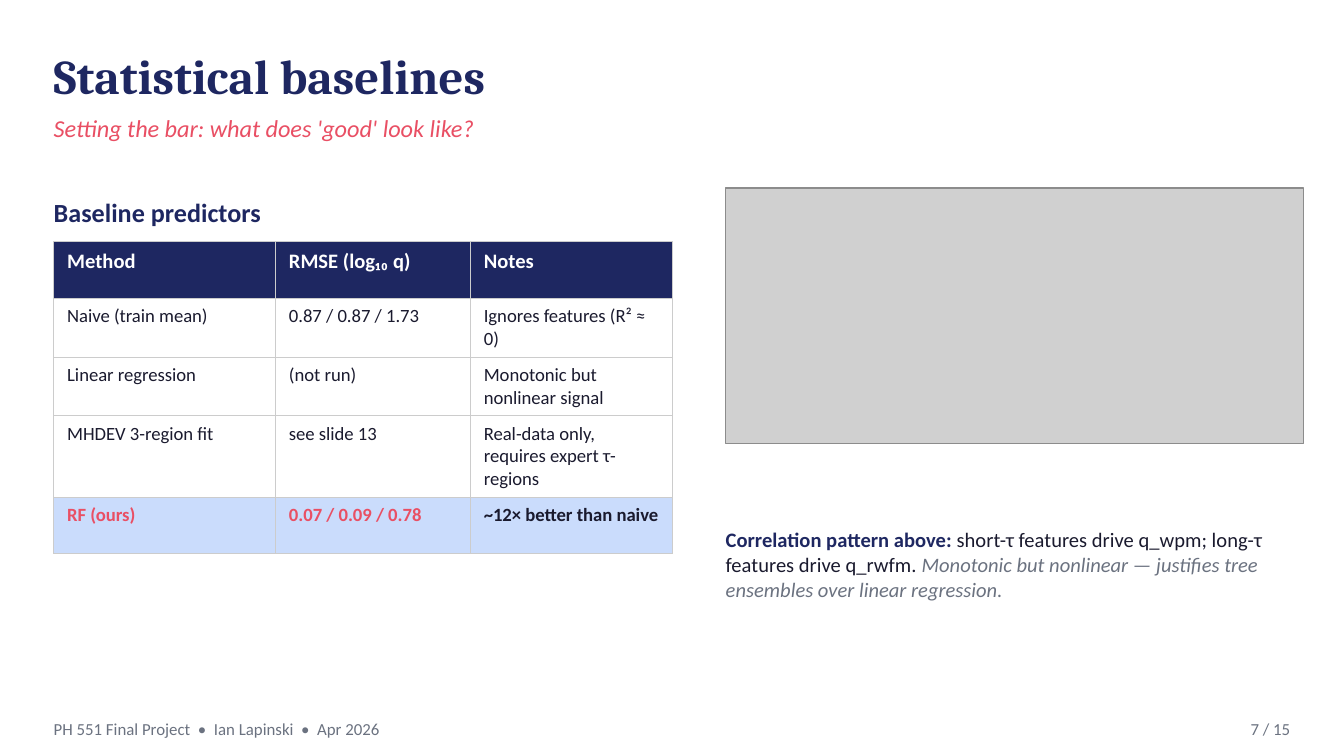
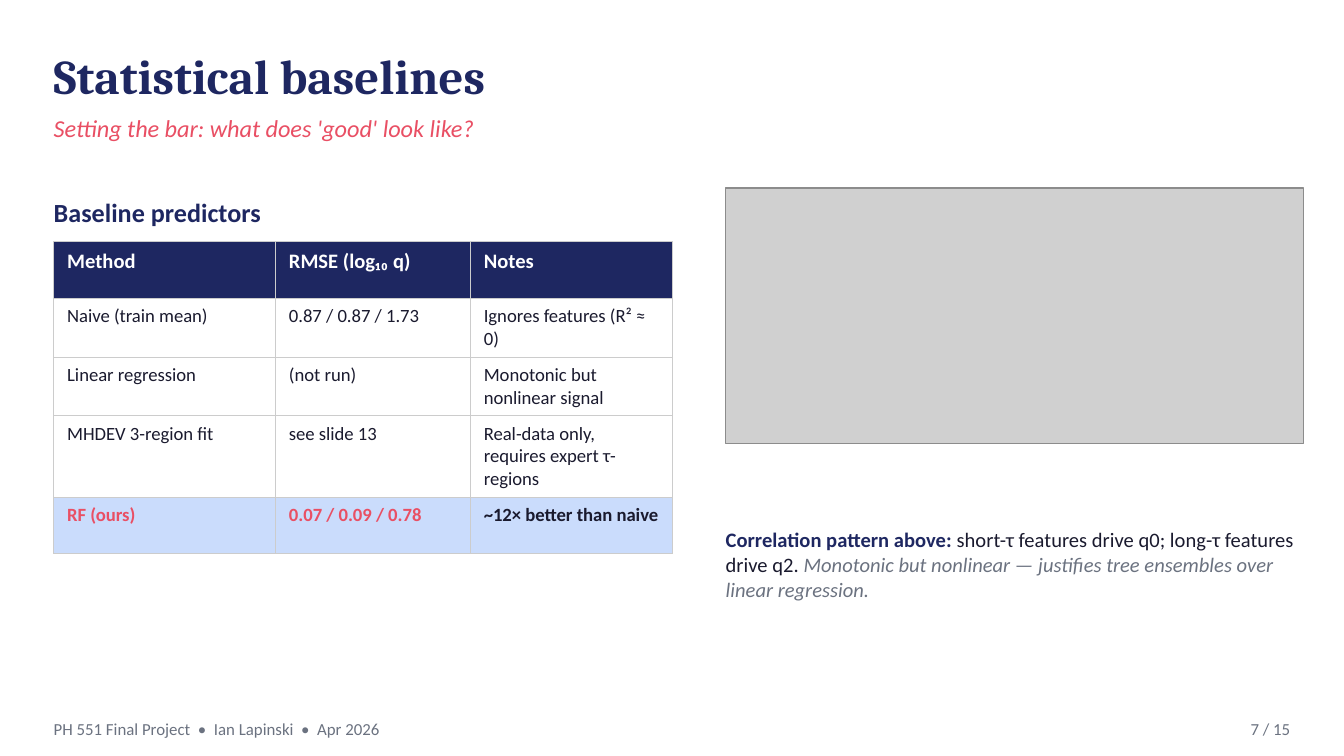
Before and after one commit to ianlap/SigmaTau, a slide deck: slide 7 of ml/presentation.pptx. Drawn at 1344x756 pixels with LibreOffice and Linux fonts; fonts in the diff are those of the drawing; grey boxes stand for pictures. Boxes give left, top, right and bottom in pixels: in the first picture for what was removed or moved away, otherwise in the second. Text is boxed around its words. In the diff, an @@ line names an element or a change of style, - is before the commit and + after.

```diff
--- a/ml/presentation.pptx
+++ b/ml/presentation.pptx
@@ text at [726, 532, 1294, 601]: text changed @@
-Correlation pattern above: short-τ features drive q_wpm; long-τ features drive q_rwfm. Monotonic but nonlinear — justifies tree ensembles over linear regression.
+Correlation pattern above: short-τ features drive q0; long-τ features drive q2. Monotonic but nonlinear — justifies tree ensembles over linear regression.
```
Also in this commit, not shown: 6 other slides changed, 7 other files.
